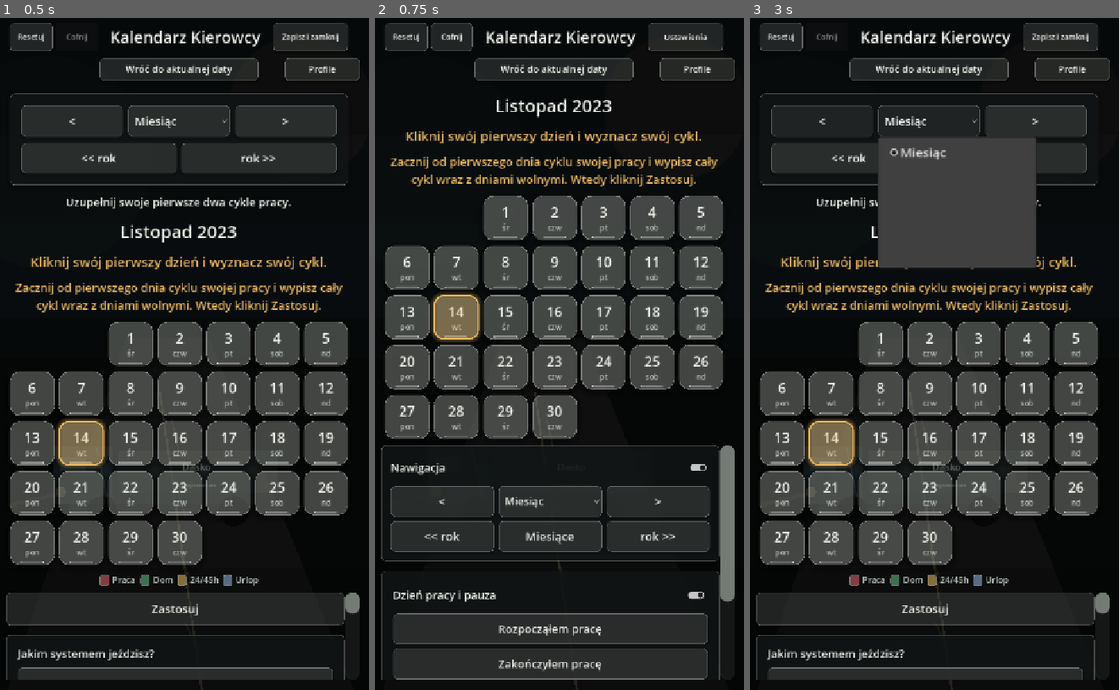
Above: before the commit, frames 1-3 (left to right).
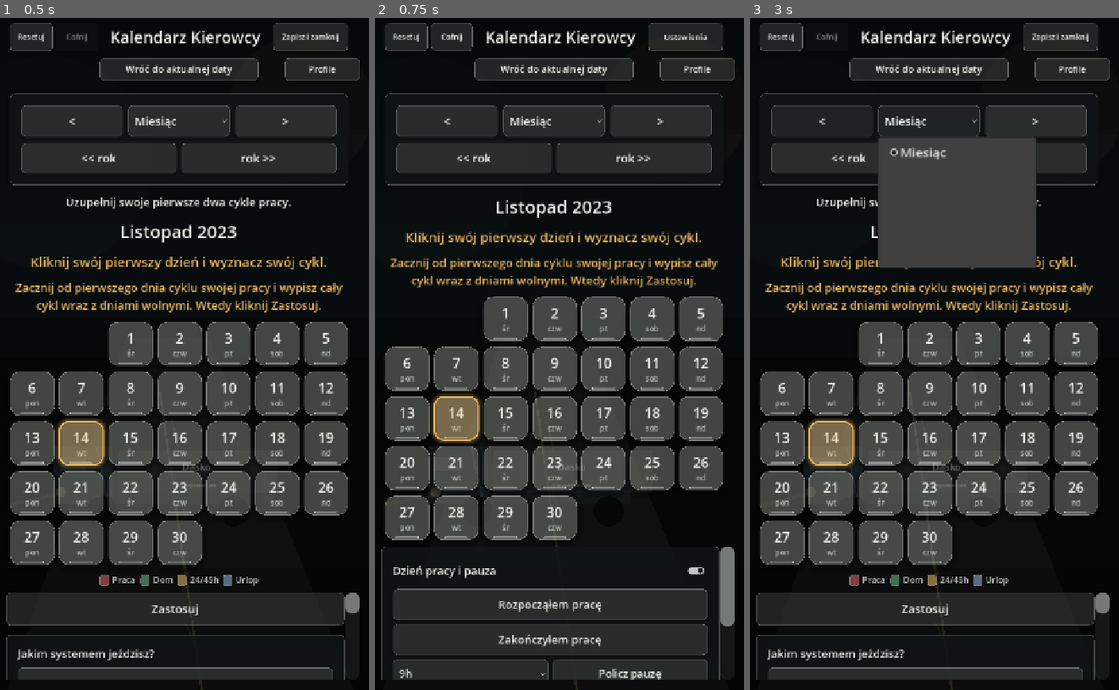
Above: after the commit, the same moments.

Repository: ElKlient/IDOL-Genesis
Game: Godot game, scene res://scenes/main.tscn
Two runs of this game, one before a commit and one after it. Both use one fixed random seed, a clock stepped at 60 frames per second and the inputs below.
Inputs:
- Up to frame 1 (0.5 s): no input
- Up to frame 2 (0.75 s): click "Zapisz i zamknij" at 0.5 s
- Up to frame 3 (3 s): click "Cofnij" at 1.25 s; click "<" at 2 s; click "Miesiąc" at 2.75 s

Frame 1 is identical in both runs. In frame 2, 46% of the frame differs, in the area x 1-98%, y 11-99%; in frame 3, nothing differs.

Commit message:
Keep month navigation out of menu scroll

Diff:
--- a/scripts/main.gd
+++ b/scripts/main.gd
@@ -1232,11 +1232,10 @@
 	if main_scroll != null:
 		main_scroll.visible = not calendar_only_mode
 	if navigation_panel != null:
-		navigation_panel.visible = not saved and not calendar_only_mode
+		navigation_panel.visible = not calendar_only_mode
 	if quick_navigation_panel != null:
-		quick_navigation_panel.visible = saved and not calendar_only_mode
-		if not saved or calendar_only_mode:
-			_set_month_picker_visible(false)
+		quick_navigation_panel.visible = false
+		_set_month_picker_visible(false)
 	if summary_label != null:
 		summary_label.visible = not saved and not calendar_only_mode
 	if legend_bar != null:
@@ -2865,7 +2864,8 @@
 	_register_scroll_safe_control(button)
 	if not navigation_buttons.has(button):
 		navigation_buttons.append(button)
-	button.mouse_filter = Control.MOUSE_FILTER_PASS
+	button.mouse_filter = Control.MOUSE_FILTER_STOP
+	button.action_mode = BaseButton.ACTION_MODE_BUTTON_PRESS
 	button.gui_input.connect(_handle_navigation_button_input.bind(button, action))
 
 
